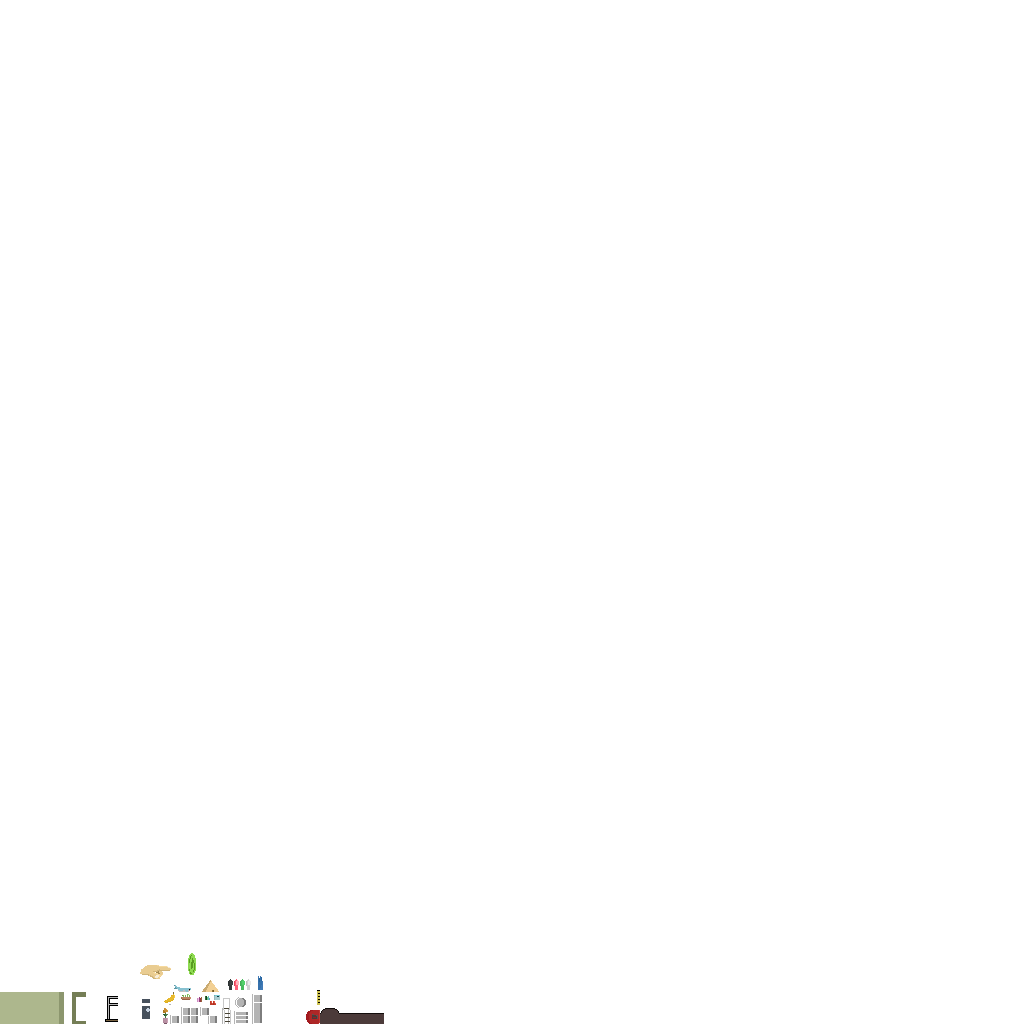
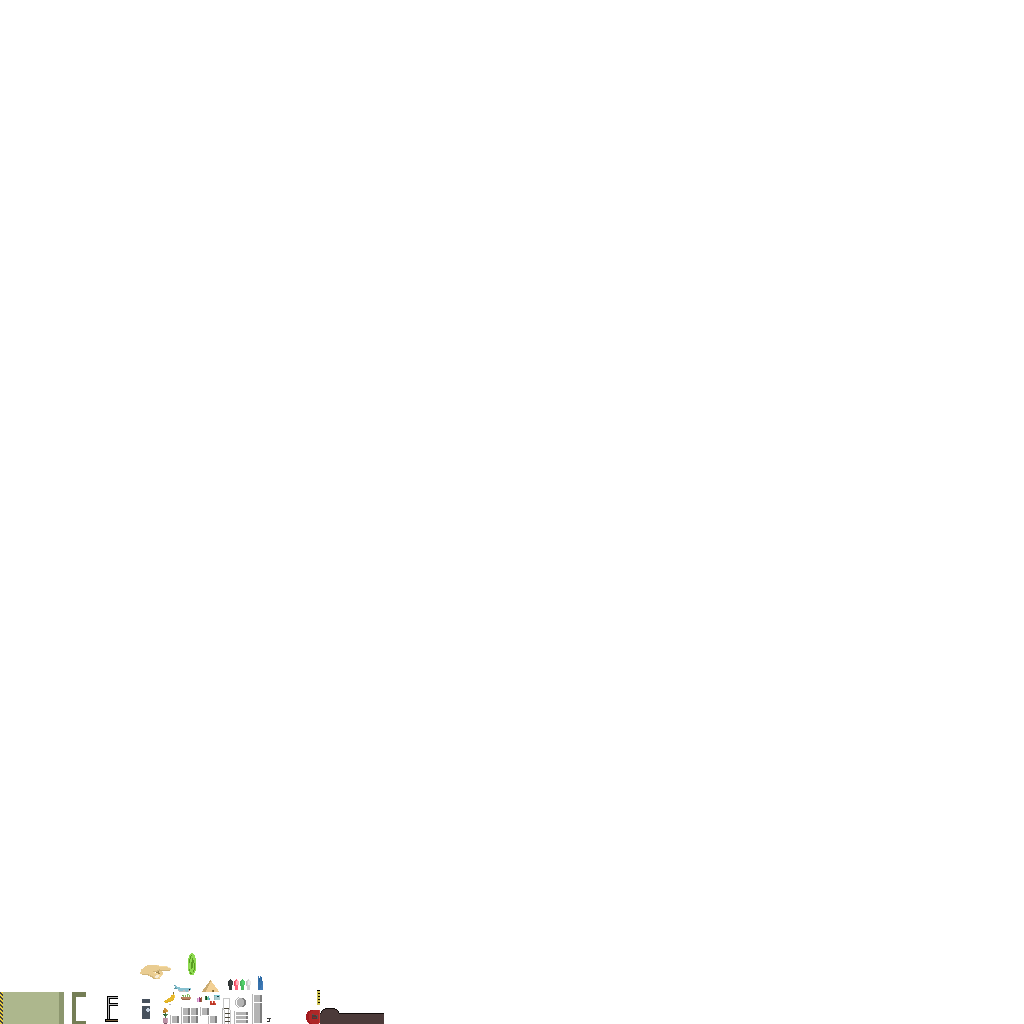
Two versions of the same layered image (w=1024, h=1024). Layer-by-layer changes:
painted on "Background" over [0, 992, 271, 1024]
